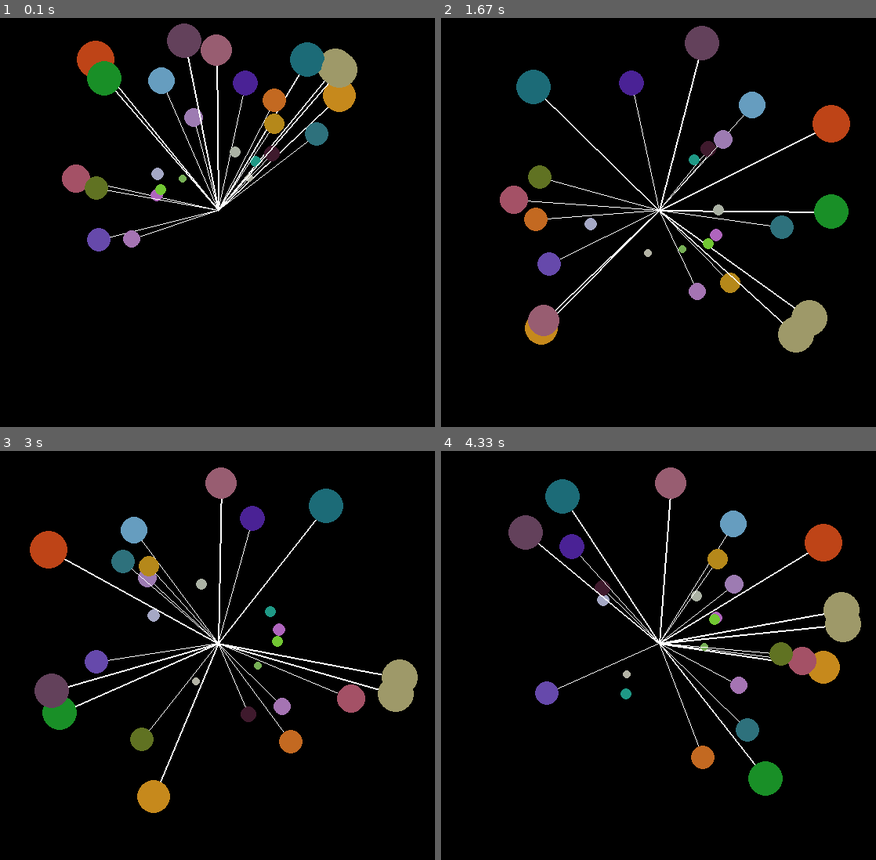
Above: before the commit, frames 1-4 (two rows, left to right).
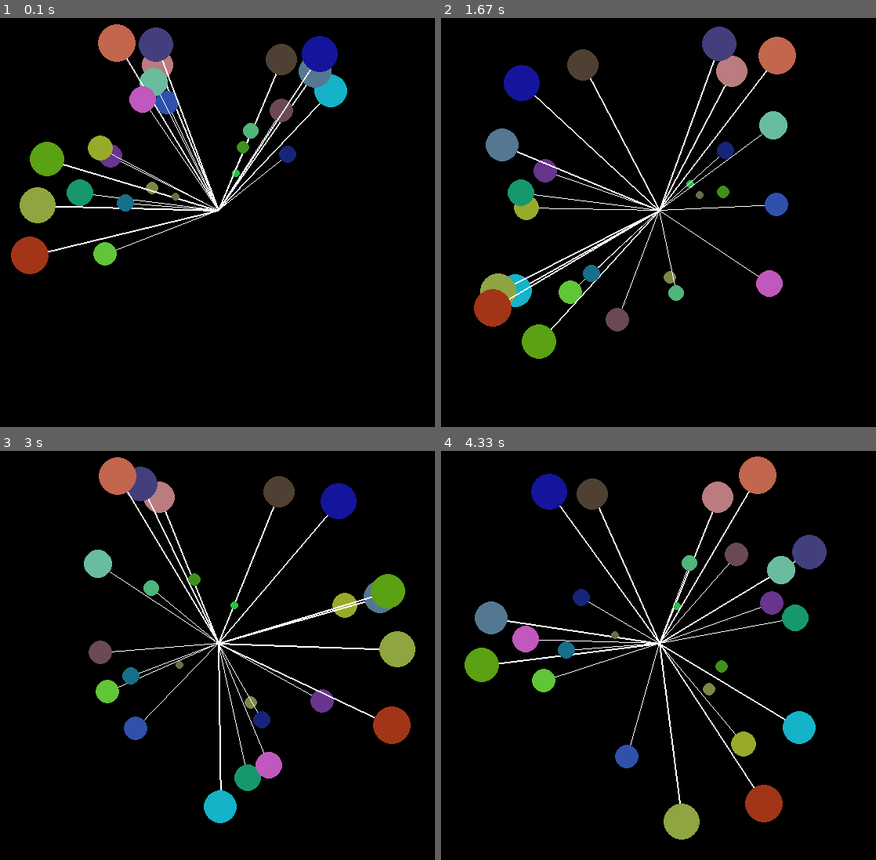
Above: after the commit, the same moments.

Repository: HeatGub/Pygame-playground
Game: pygame game, started from main.py
The game is run twice, just before and just after one commit, with the same random seed, the same clock (stepped at 60 frames per second) and the same inputs.
Inputs:
- Up to frame 1 (0.1 s): no input
- Up to frame 2 (1.67 s): no input
- Up to frame 3 (3 s): no input
- Up to frame 4 (4.33 s): no input

The runs differ from the first frame. In frame 1, 14% of the frame differs, in the area x 2-83%, y 1-63%; in frame 2, 15%; in frame 3, 16%; in frame 4, 16%, in the area x 5-97%, y 1-96%.

Commit message:
moved simplePendulum to module

Diff:
--- a/functions.py
+++ b/functions.py
@@ -1,3 +1,28 @@
 
-def hello():
-        print('hello')
+import random
+import numpy as np
+# from main import pygame, SCREEN, WIDTH, HEIGHT, gravity
+
+class simplePendulum:
+    def __init__(self, pivotX, pivotY, len, angle):
+        self.pivotX = pivotX
+        self.pivotY = pivotY
+        self.len = len
+        self.circleColor=[random.randint(20,200),random.randint(20,200),random.randint(20,200)]
+        self.angle = angle
+        self.angVel = 0
+        self.angAcc = 0
+
+    def update(self):
+        from main import pygame, SCREEN, WIDTH, HEIGHT, gravity
+
+        self.force = gravity * np.sin(self.angle)
+        self.angAcc = (-1 * self.force) / self.len
+        self.angVel += self.angAcc
+        self.angle += self.angVel
+
+        x = WIDTH/2 + self.len*np.sin(self.angle)
+        y = HEIGHT/2 + self.len*np.cos(self.angle)
+
+        pygame.draw.line(SCREEN, 'white', (self.pivotX, self.pivotY), (x, y), int(self.len/100))
+        pygame.draw.circle(SCREEN, self.circleColor, [x, y], self.len/10)
--- a/main.py
+++ b/main.py
@@ -1,8 +1,7 @@
 # .\.venv\Scripts\activate.bat
-#import functions
 import pygame
-import numpy as np
 import random
+import functions
 
 pygame.init()
 WIDTH = 800
@@ -13,42 +12,18 @@
 font_big = pygame.font.Font('freesansbold.ttf', 50)
 clock = pygame.time.Clock()
 FPS = 60
+gravity = 1
 
-gravity = 1
+pendulums = []
+for i in range(25):
+    p = functions.simplePendulum(WIDTH/2, HEIGHT/2, random.randint(50,250), -1-3*random.random())
+    pendulums.append(p)
 
 def drawWindow():
     SCREEN.fill('black')
-    p.update()
     for pendulum in pendulums:
         pendulum.update()
     pygame.display.flip() #redraws whole screen
-
-class simplePendulum:
-    def __init__(self, pivotX, pivotY, len, angle):
-        self.pivotX = pivotX
-        self.pivotY = pivotY
-        self.len = len
-        self.circleColor=[random.randint(20,200),random.randint(20,200),random.randint(20,200)]
-        self.angle = angle
-        self.angVel = 0
-        self.angAcc = 0
-
-    def update(self):
-        self.force = gravity * np.sin(self.angle)
-        self.angAcc = (-1 * self.force) / self.len
-        self.angVel += self.angAcc
-        self.angle += self.angVel
-
-        x = WIDTH/2 + self.len*np.sin(self.angle)
-        y = HEIGHT/2 + self.len*np.cos(self.angle)
-
-        pygame.draw.line(SCREEN, 'white', (self.pivotX, self.pivotY), (x, y), int(self.len/100))
-        pygame.draw.circle(SCREEN, self.circleColor, [x, y], self.len/10)
-
-pendulums = []
-for i in range(25):
-    p = simplePendulum(WIDTH/2, HEIGHT/2, random.randint(50,250), -1-3*random.random())
-    pendulums.append(p)
 
 def gameLoop():
     run = True
@@ -62,6 +37,7 @@
             if event.type == pygame.QUIT:
                 run = False
     pygame.quit()
+    #print(__name__)
 
 if __name__ == gameLoop(): # Execute Code When the File Runs as a Script, but Not When It's Imported as a Module
     gameLoop()
